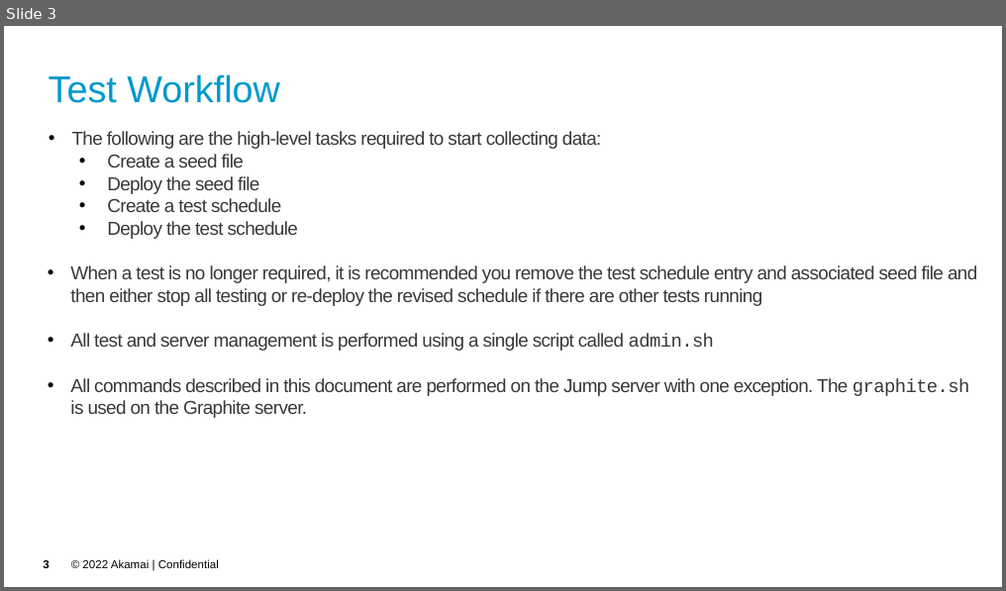
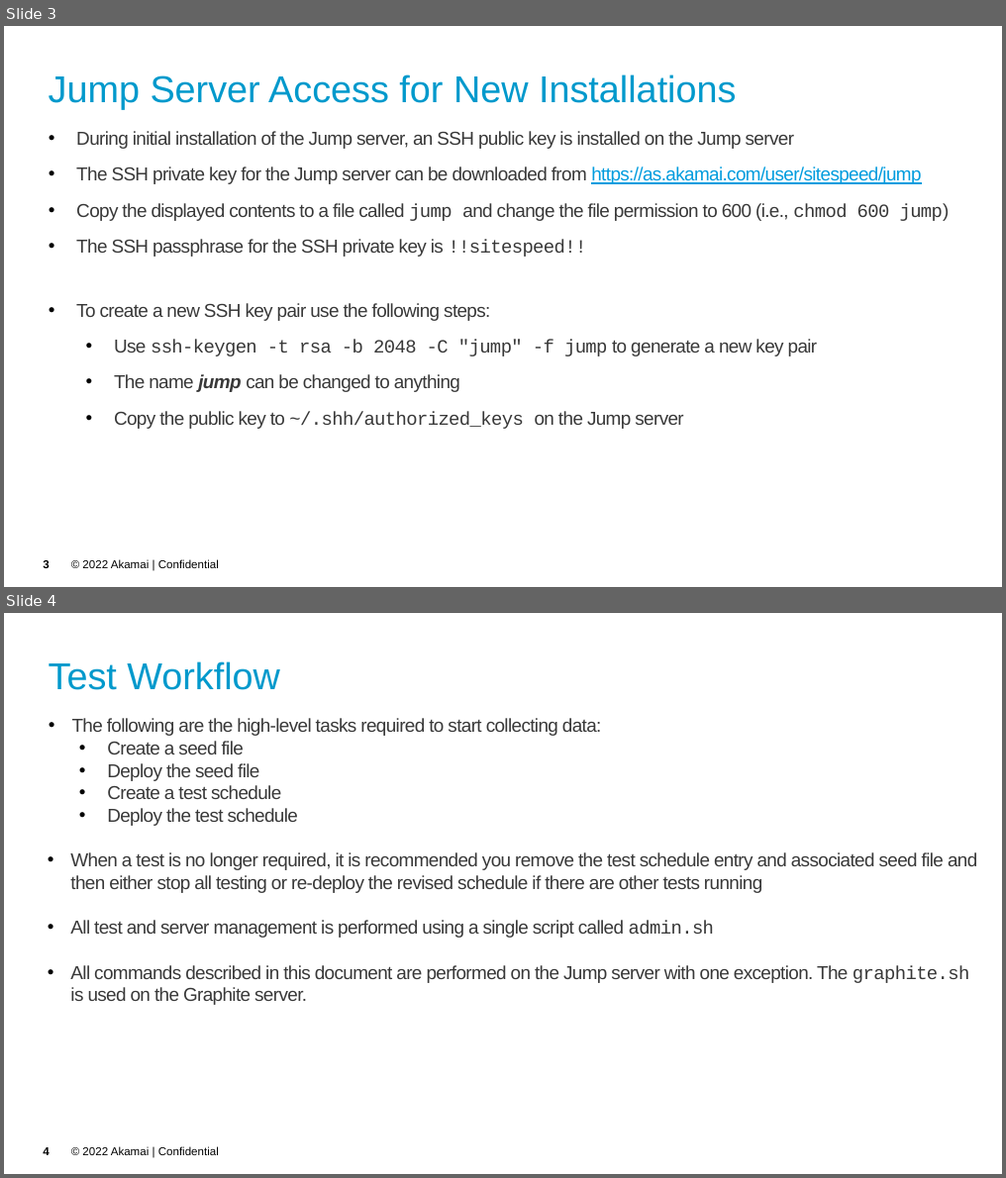
Before and after one commit to akamai-consulting/sitespeed, a slide deck: Info/Guide.pptx. Shown one above the other, each under a label of ours: slide 3 before the commit, slides 3 and 4 after it. The pictures are 1006x591 and 1006x1178 pixels, drawn with LibreOffice and Linux fonts; fonts in the diff are those of the drawing; background and template pictures are left out. Boxes give left, top, right and bottom in pixels: in the first picture for what was removed or moved away, otherwise in the second. Text is boxed around its words. In the diff, an @@ line names an element or a change of style, - is before the commit and + after.

```diff
--- a/Info/Guide.pptx
+++ b/Info/Guide.pptx
@@ slide 3 added at (4,26,1002,587), background picture (left out); not listed: 2 template elements that a slide beside it also shows @@
@@ title added at (49,75,736,109), 36 pt, text #0099CC @@
+Jump Server Access for New Installations
@@ text added at (76,131,949,429), 18 pt, text #383838 @@
+• During initial installation of the Jump server, an SSH public key is installed on the Jump server
+• The SSH private key for the Jump server can be downloaded from https://as.akamai.com/user/sitespeed/jump
+• Copy the displayed contents to a file called jump and change the file permission to 600 (i.e., chmod 600 jump)
+• The SSH passphrase for the SSH private key is !!sitespeed!!
+• To create a new SSH key pair use the following steps:
+  • Use ssh-keygen -t rsa -b 2048 -C "jump" -f jump to generate a new key pair
+  • The name jump can be changed to anything
+  • Copy the public key to ~/.shh/authorized_keys on the Jump server
@@ what was slide 3 is now slide 4 @@
@@ page number at (43,1148,49,1156): text changed @@
-3
+4
```
Also in this commit, not shown: 2 slides changed, 1 other file.
